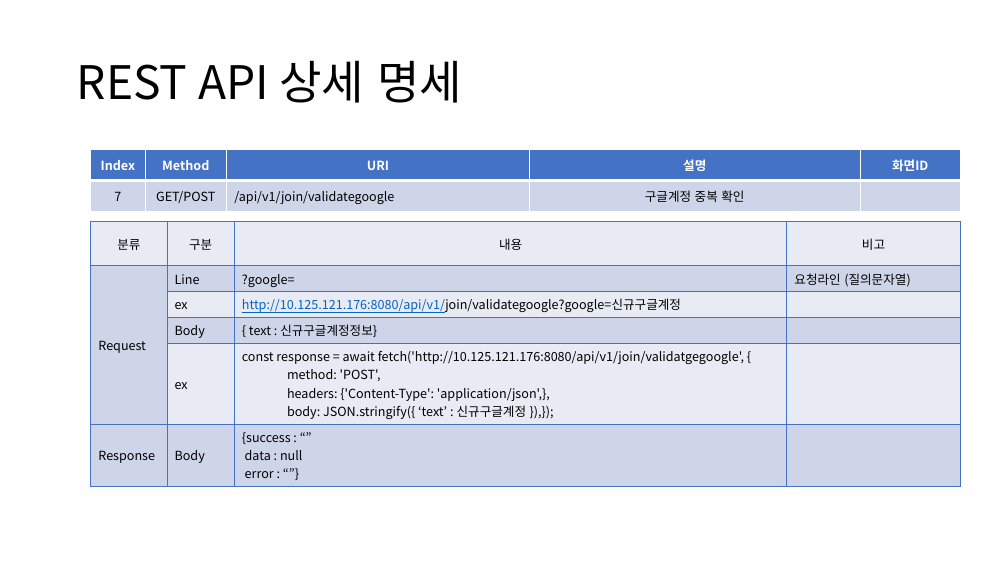
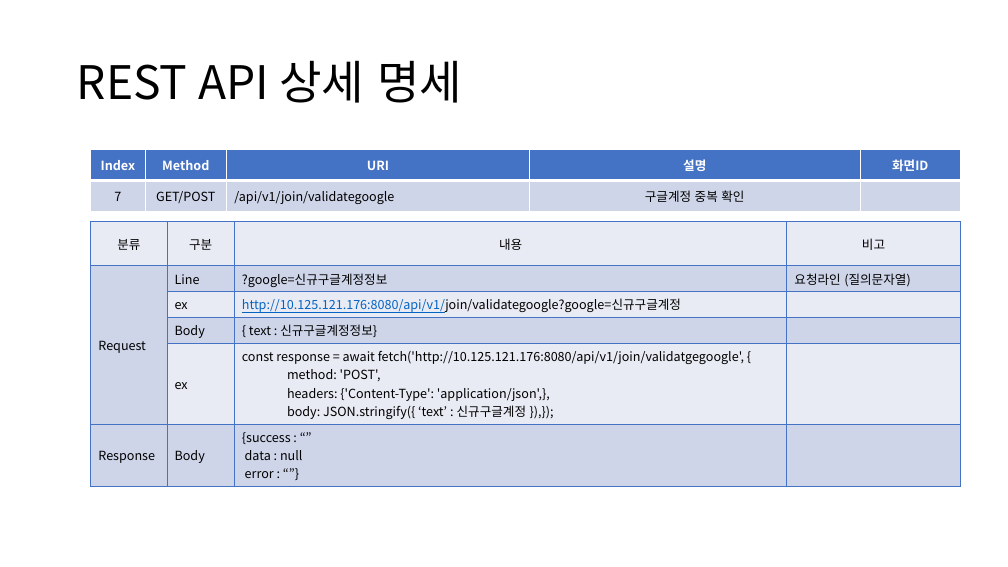
Before and after one commit to sujidaddy/workspace_miniproject, a slide deck: slide 29 of 미니프로젝트계획서제출용.pptx. Drawn at 1008x567 pixels with LibreOffice and Linux fonts; fonts in the diff are those of the drawing. Boxes give left, top, right and bottom in pixels: in the first picture for what was removed or moved away, otherwise in the second. Text is boxed around its words. In the diff, an @@ line names an element or a change of style, - is before the commit and + after.

Commit message:
지도에 회원정보 연결 추가

```diff
--- a/미니프로젝트계획서제출용.pptx
+++ b/미니프로젝트계획서제출용.pptx
@@ table at (91,222,960,482) @@
-row 2, column 3: ?google=
+row 2, column 3: ?google=신규구글계정정보
```
Also in this commit, not shown: 15 other slides changed, 38 other files.
